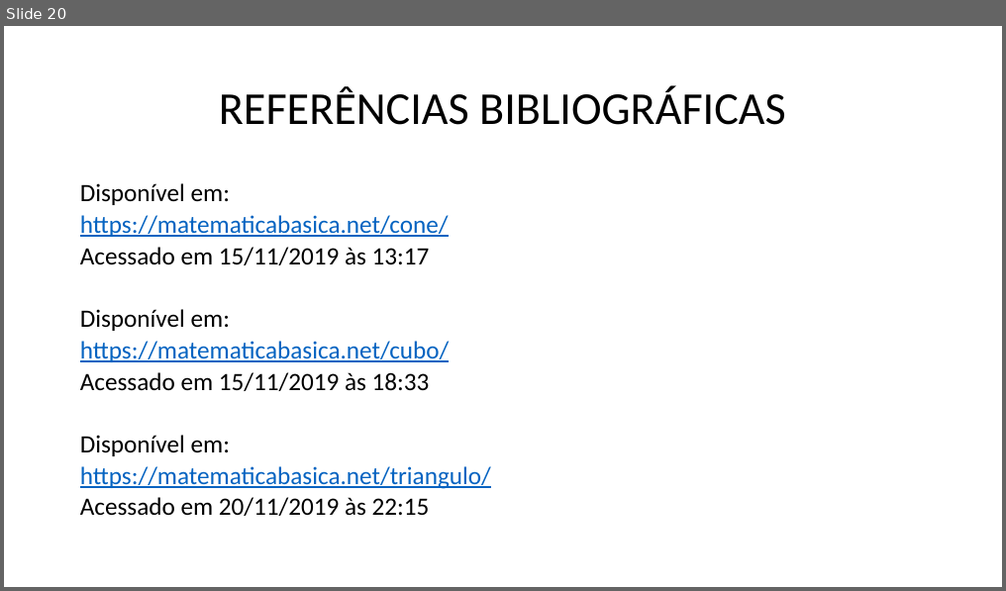
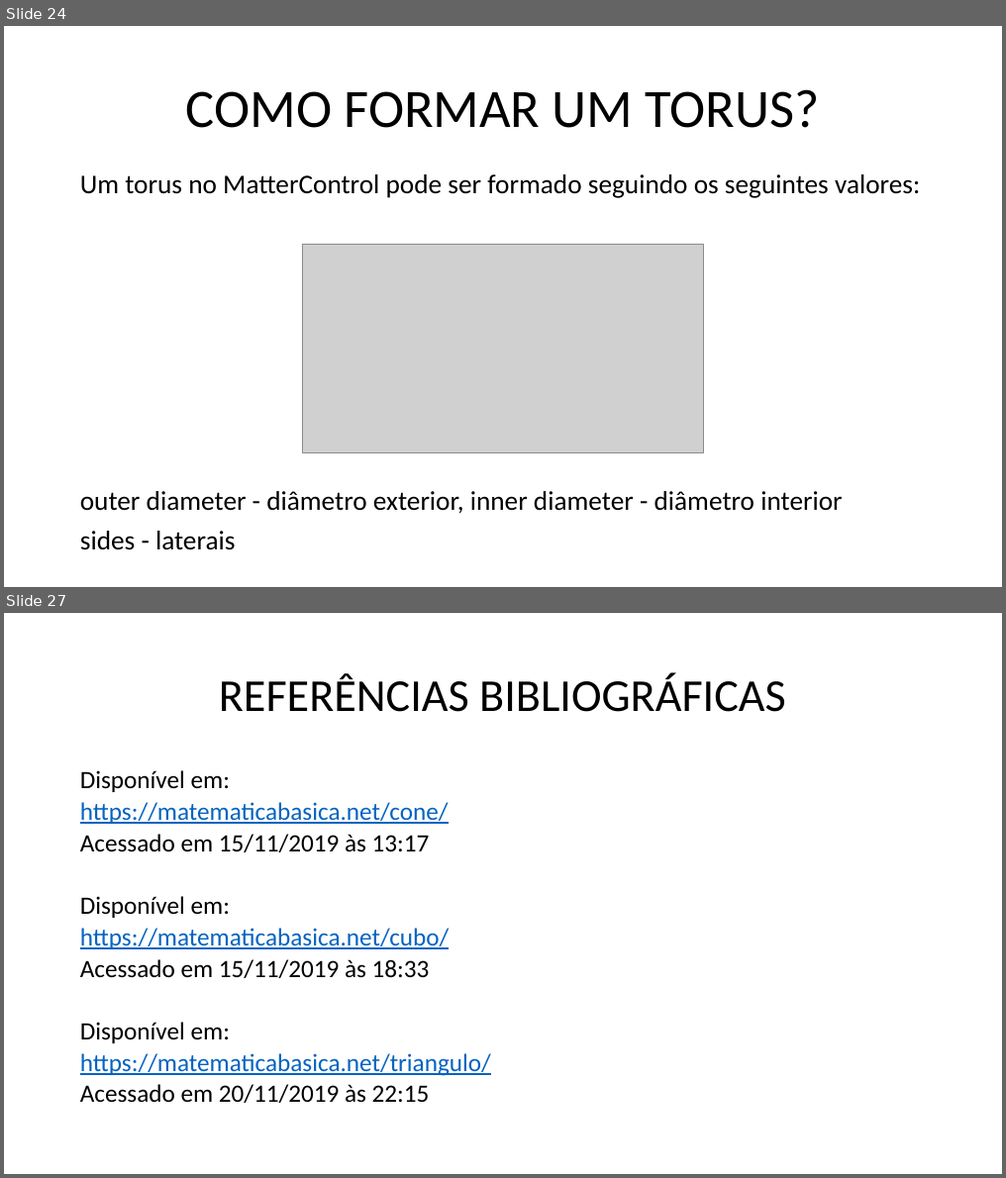
Before and after one commit to marcosdosea/ManualImpessora3D, a slide deck: Curso/Fundamentos de impressão 3D - Objetos.pptx. Shown one above the other, each under a label of ours: slide 20 before the commit, slides 24 and 27 after it; the slides between them are not shown. The pictures are 1006x591 and 1006x1178 pixels, drawn with LibreOffice and Linux fonts; fonts in the diff are those of the drawing; grey boxes stand for pictures. Boxes give left, top, right and bottom in pixels: in the first picture for what was removed or moved away, otherwise in the second. Text is boxed around its words. In the diff, an @@ line names an element or a change of style, - is before the commit and + after.

```diff
--- a/Curso/Fundamentos de impressão 3D - Objetos.pptx
+++ b/Curso/Fundamentos de impressão 3D - Objetos.pptx
@@ slide 24 added at (4,26,1002,587), background #FFFFFF @@
@@ title added at (186,89,820,128), 52 pt, text #000000 @@
+COMO FORMAR UM TORUS?
@@ text added at (80,174,920,551), 26 pt, text #000000 @@
+Um torus no MatterControl pode ser formado seguindo os seguintes valores:
+outer diameter - diâmetro exterior, inner diameter - diâmetro interior
+sides - laterais
@@ picture added at (302,245,704,454) @@
@@ what was slide 20 is now slide 27 @@
```
Also in this commit, not shown: 16 slides changed, 6 other slides added, 6 other files.
